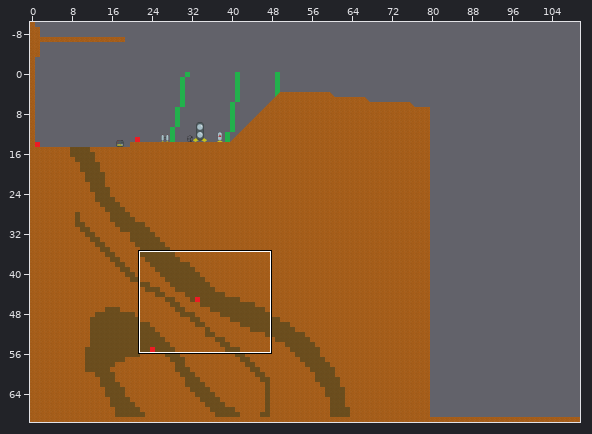
Two versions of a level (Tiled map (JSON), static/maps/world.json). The first picture is a wide view before the edit; the outline marks the close-up.
Close-up. Old version:
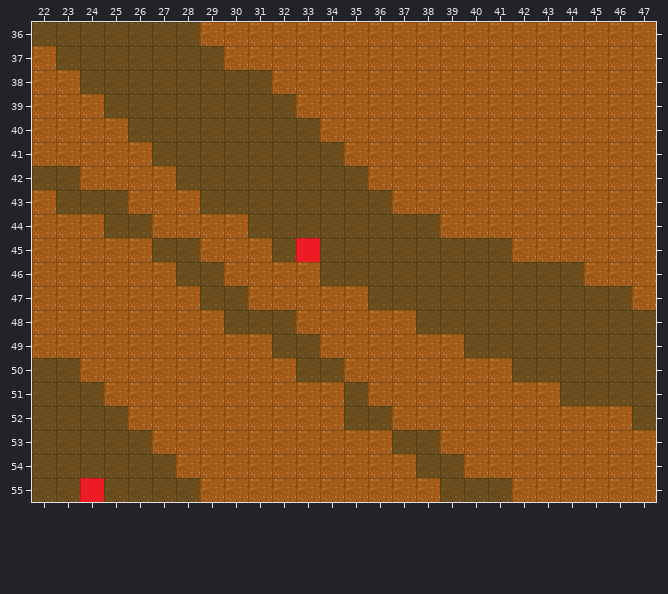
Cells are 16x16 px. Shown: x 22..47, y 36..55. The commit also changed other parts of the map, which this record leaves out. The old version is drawn lined up with the new one.
Now the later version:
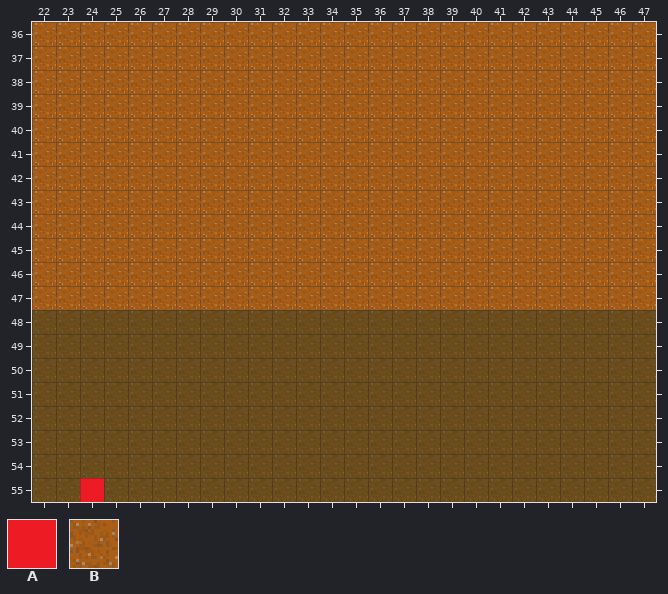
Key: from "tiles": A 0, B 3.
_ is an empty cell, . an unchanged one.
Objects are placed by their top-left corner, in cells (3,4 is the top-left corner of cell 3,4); size is 1x1 cell unless given.
Edits made:
map size 160x80 -> 128x70 cells (old content now starts at 0,-10; both pictures use the new coordinates)
--- layer "checkpoints"
-A "checkpoint" at 33,45
--- layer "physical"
@@ x 22..47 @@
-36 _______...................
-37 ._______..................
-38 ..________................
-39 ...________...............
-40 ....________..............
-41 .....________.............
-42 __....________............
-43 .___...________...........
-44 ...__....________.........
-45 .....__...__________......
-46 ......__....___________...
-47 .......__.....___________.
-48 BBBBBBBB...BBBBB..........
-49 BBBBBBBBBB..BBBBBB........
-50 ..BBBBBBBBB..BBBBBBB......
-51 ...BBBBBBBBBB.BBBBBBBB....
-52 ....BBBBBBBBB..BBBBBBBBBB.
-53 .....BBBBBBBBBB..BBBBBBBBB
-54 ......BBBBBBBBBB..BBBBBBBB
-55 .......BBBBBBBBBB...BBBBBB
+36 BBBBBBB...................
+37 .BBBBBBB..................
+38 ..BBBBBBBB................
+39 ...BBBBBBBB...............
+40 ....BBBBBBBB..............
+41 .....BBBBBBBB.............
+42 BB....BBBBBBBB............
+43 .BBB...BBBBBBBB...........
+44 ...BB....BBBBBBBB.........
+45 .....BB...BBBBBBBBBB......
+46 ......BB....BBBBBBBBBBB...
+47 .......BB.....BBBBBBBBBBB.
+48 ________..._____..........
+49 __________..______........
+50 .._________.._______......
+51 ...__________.________....
+52 ...._________..__________.
+53 .....__________.._________
+54 ......__________..________
+55 .......__________...______
